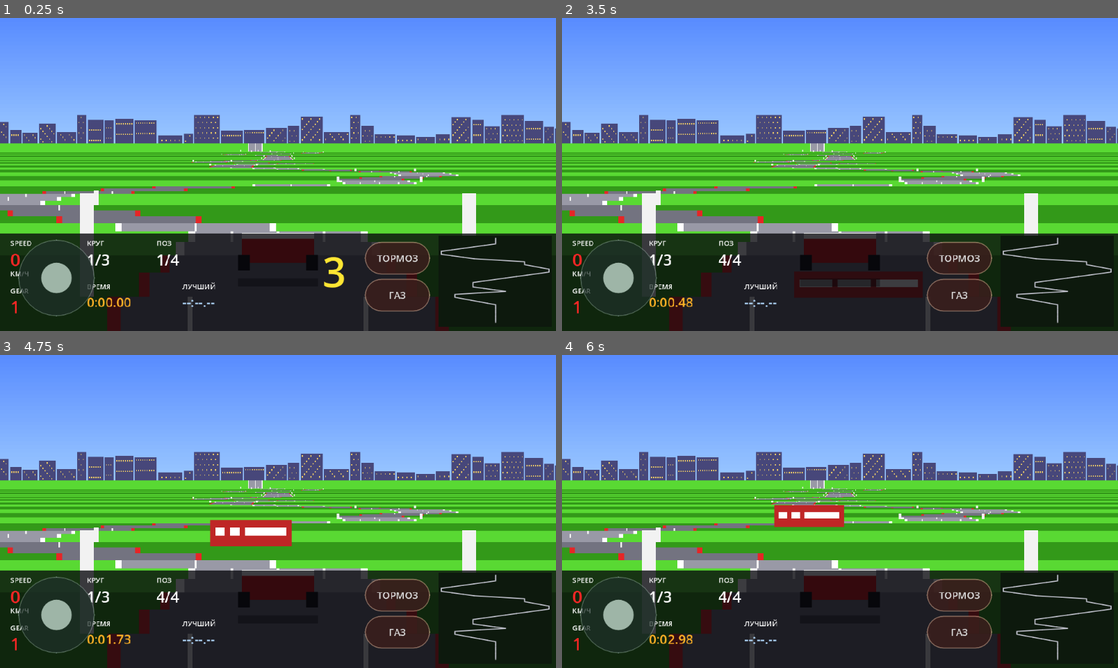
Above: before the commit, frames 1-4 (two rows, left to right).
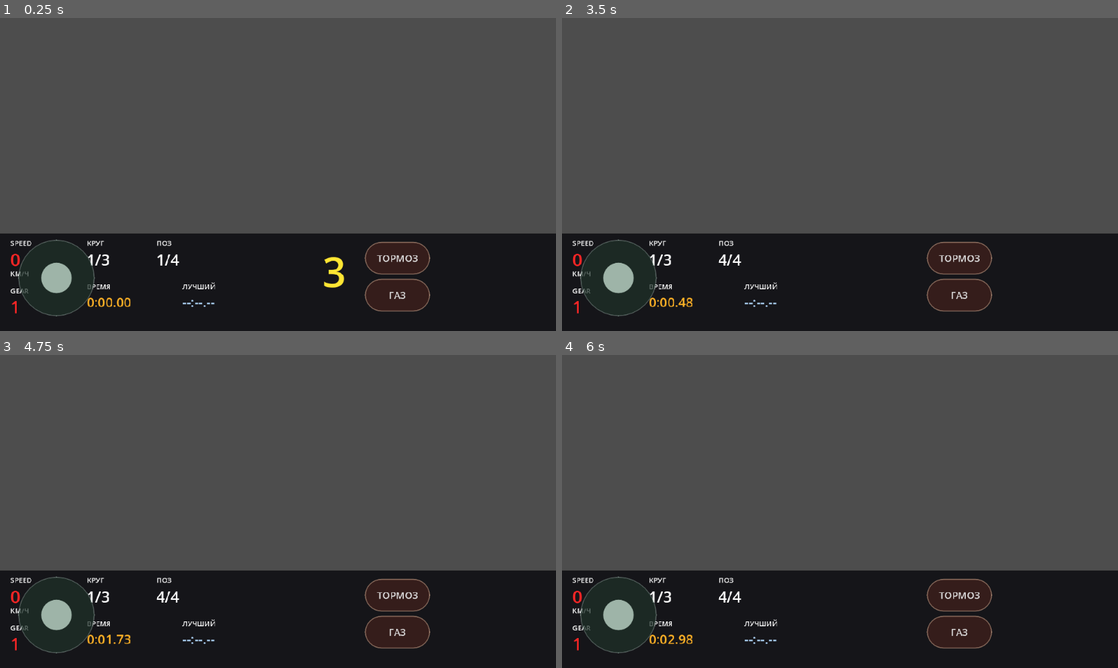
Above: after the commit, the same moments.

Repository: masterofmagic234/Arkon
Game: Godot game, scene res://scenes/level2_pseudo3d.tscn
The game is run twice, just before and just after one commit, with the same random seed, the same clock (stepped at 60 frames per second) and the same inputs. This scene is started directly instead of the project's main scene.
Inputs (mouse positions are in pixels of both pictures, inside the frame that each line leads up to):
- Up to frame 1 (0.25 s): no input
- Up to frame 2 (3.5 s): click "ТОРМОЗ" at 0.5 s; click "ГАЗ" at 1.25 s; tap Enter at 2 s; move the mouse to (962, 158) at 2.02 s; hold D (race_right) 2.03-2.75 s; click (962, 158) at 2.17 s; tap Space at 2.75 s; drag from (728, 190) to (812, 237) at 2.77 s
- Up to frame 3 (4.75 s): move the mouse to (333, 442) at 3.52 s; hold D (race_right) 3.53-4.25 s; drag from (250, 574) to (111, 464) at 4.27 s
- Up to frame 4 (6 s): move the mouse to (1006, 558) at 5.02 s; hold A (race_left) 5.03-5.75 s; tap Enter at 5.75 s; drag from (673, 464) to (756, 433) at 5.77 s

The runs differ from the first frame. In frame 1, 74% of the frame differs, in the area x 0-100%, y 0-100%; in frame 2, 75%; in frame 3, 74%; in frame 4, 74%.
Error before the commit: Invalid access to property or key 'world_x' on a base object of type 'RefCounted (race_ai_controller.gd)'. (res://scripts/race_minimap_nes.gd:43)
Error after the commit: Parse Error: Identifier "COL_ROAD" not declared in the current scope. (res://scripts/race_renderer_pseudo3d.gd:140)

Commit message:
Finalize Level 2 connected pseudo-3D road projection

Diff:
--- a/scripts/race_renderer_pseudo3d.gd
+++ b/scripts/race_renderer_pseudo3d.gd
@@ -5,13 +5,13 @@
 # accumulated world-space track_x data, so bends are visible in perspective.
 
 const CAMERA_DEPTH: float = 0.84
-const CAMERA_BEHIND: float = 8.0
+const CAMERA_BEHIND: float = 6.0
 const CAMERA_HEIGHT: float = 6.0
-const FAR_SEGMENTS: int = 100
-const HORIZON_FRACTION: float = 0.40
+const FAR_SEGMENTS: int = 120
+const HORIZON_FRACTION: float = 0.42
 # Tuned so the road fills roughly the lower 60-70% of a 16:9 viewport
 # instead of becoming an oversized full-screen trapezoid.
-const ROAD_SCREEN_SCALE: float = 0.65
+const ROAD_SCREEN_SCALE: float = 1.9
 
 const ROAD_WORLD_WIDTH: float = 9.0
 const SEGMENT_WORLD_LEN: float = 1.8
@@ -95,95 +95,74 @@
         x += bw + 3.0
 
 func _draw_road(w: float, h: float, horizon_y: float) -> void:
-    if track_size <= 0 or track_x.is_empty():
-        return
-
     var cam_seg: int = clampi(player_car.segment_index, 0, track_size - 1)
-    var cam_prog: float = clampf(player_car.segment_progress, 0.0, 0.9999)
-    var base_z: float = (float(cam_seg) + cam_prog) * SEGMENT_WORLD_LEN
-
-    # Camera reference is the track center at the current segment.
-    # Player lateral steering remains a separate offset in the car state.
-    var cam_world_x: float = track_x[cam_seg]
-
-    var segs: Array[Dictionary] = []
+    var cam_world_x: float = track_x[cam_seg] if cam_seg < track_x.size() else 0.0
+
+    var ssx: PackedFloat32Array = PackedFloat32Array()
+    var ssy: PackedFloat32Array = PackedFloat32Array()
+    var shw: PackedFloat32Array = PackedFloat32Array()
+    var sidx: PackedInt32Array = PackedInt32Array()
+
     for i in range(FAR_SEGMENTS):
         var idx: int = (cam_seg + i) % track_size
-        var z: float = base_z + float(i) * SEGMENT_WORLD_LEN
-        var dz: float = z - base_z + CAMERA_BEHIND
-        dz = maxf(dz, 0.5)
-
+        var dz: float = float(i) * SEGMENT_WORLD_LEN + CAMERA_BEHIND
         var scale: float = CAMERA_DEPTH / dz
-        var seg_world_x: float = track_x[idx]
-
-        # Unwrap the circular track when the visible window crosses segment 0.
+        var seg_world_x: float = track_x[idx] if idx < track_x.size() else 0.0
         if idx < cam_seg:
             seg_world_x += track_x[track_size - 1]
-
         var rel_x: float = seg_world_x - cam_world_x
         var sx: float = w * 0.5 + scale * rel_x * w * 0.5
-        # At dz == CAMERA_BEHIND the nearest road slice reaches the bottom.
-        # As dz grows, every slice converges toward the horizon.
         var sy: float = horizon_y + (h - horizon_y) * CAMERA_BEHIND / dz
-        var half_px: float = scale * ROAD_WORLD_WIDTH * 0.5 * w * ROAD_SCREEN_SCALE
-
-        segs.append({
-            "idx": idx,
-            "sx": sx,
-            "sy": sy,
-            "half": half_px
-        })
-
-    segs.reverse()
-
-    var prev_sy: float = horizon_y
-    for s in segs:
-        var sy: float = float(s["sy"])
-        var sx: float = float(s["sx"])
-        var half: float = float(s["half"])
-        var idx: int = int(s["idx"])
-
-        var y_top: float = minf(prev_sy, sy)
-        var y_bot: float = maxf(prev_sy, sy)
-        var band_h: float = maxf(1.0, y_bot - y_top)
-        prev_sy = sy
-
-        var dark: bool = (idx / 3) % 2 == 0
-        var grass_col: Color = COL_GRASS_DARK if dark else COL_GRASS_LIGHT
-        var road_col: Color = COL_ROAD_DARK if dark else COL_ROAD_LIGHT
+        var half: float = scale * ROAD_WORLD_WIDTH * 0.5 * w * ROAD_SCREEN_SCALE
+        ssx.append(sx)
+        ssy.append(sy)
+        shw.append(half)
+        sidx.append(idx)
+
+    # Fill the grass first, then build the road from connected perspective quads.
+    var prev_y: float = h
+    for i in range(FAR_SEGMENTS):
+        var sy: float = ssy[i]
+        if prev_y > sy:
+            var dark: bool = (sidx[i] / 3) % 2 == 0
+            var grass_col: Color = COL_GRASS_DARK if dark else COL_GRASS_LIGHT
+            draw_rect(Rect2(0.0, sy, w, prev_y - sy), grass_col, true)
+        prev_y = sy
+    if prev_y > horizon_y:
+        draw_rect(Rect2(0.0, horizon_y, w, prev_y - horizon_y), COL_GRASS_DARK, true)
+
+    for i in range(FAR_SEGMENTS - 1):
+        var l0: Vector2 = Vector2(ssx[i] - shw[i], ssy[i])
+        var r0: Vector2 = Vector2(ssx[i] + shw[i], ssy[i])
+        var l1: Vector2 = Vector2(ssx[i + 1] - shw[i + 1], ssy[i + 1])
+        var r1: Vector2 = Vector2(ssx[i + 1] + shw[i + 1], ssy[i + 1])
+        var dark: bool = (sidx[i] / 3) % 2 == 0
+        var road_col: Color = COL_ROAD_DARK if dark else COL_ROAD
+        draw_colored_polygon(PackedVector2Array([l0, r0, r1, l1]), road_col)
+
+    for i in range(FAR_SEGMENTS - 1):
+        if (sidx[i] / 3) % 2 == 0:
+            continue
+        var sx: float = ssx[i]
+        var half: float = shw[i]
+        var y0: float = ssy[i + 1]
+        var y1: float = ssy[i]
+        if y1 > y0:
+            var lane_w: float = maxf(1.0, half * 0.03)
+            draw_rect(Rect2(sx - lane_w * 0.5, y0, lane_w, y1 - y0), COL_LANE, true)
+
+    for i in range(FAR_SEGMENTS - 1):
+        var sx: float = ssx[i]
+        var half: float = shw[i]
+        var y0: float = ssy[i + 1]
+        var y1: float = ssy[i]
+        if y1 <= y0:
+            continue
+        var rumble_w: float = maxf(1.5, half * 0.07)
+        var dark: bool = (sidx[i] / 3) % 2 == 0
         var rumble_col: Color = COL_RUMBLE_DARK if dark else COL_RUMBLE_LIGHT
-
-        draw_rect(Rect2(0.0, y_top, w, band_h), grass_col, true)
-        draw_rect(Rect2(sx - half, y_top, half * 2.0, band_h), road_col, true)
-
-        var rumble_w: float = maxf(2.0, half * 0.08)
-        draw_rect(Rect2(sx - half, y_top, rumble_w, band_h), rumble_col, true)
-        draw_rect(Rect2(sx + half - rumble_w, y_top, rumble_w, band_h), rumble_col, true)
-
-        # Dashed center line, NES-style.
-        if not dark:
-            var lane_w: float = maxf(1.0, half * 0.03)
-            draw_rect(Rect2(sx - lane_w * 0.5, y_top, lane_w, band_h), COL_LANE, true)
-
-        # Small white roadside markers.
-        if i_from_near_segment(idx, cam_seg) % 4 == 0:
-            var dot_w: float = maxf(1.5, half * 0.03)
-            draw_rect(Rect2(sx - half * 0.5 - dot_w, y_top, dot_w, band_h), COL_LANE, true)
-            draw_rect(Rect2(sx + half * 0.5, y_top, dot_w, band_h), COL_LANE, true)
-
-        # Larger roadside posts every 8 visible segments.
-        var visible_i: int = i_from_near_segment(idx, cam_seg)
-        if visible_i >= 0 and visible_i % 8 == 0:
-            var post_w: float = maxf(2.0, half * 0.08)
-            var post_h: float = band_h * 3.0
-            draw_rect(Rect2(sx - half - post_w * 2.0, y_top - post_h, post_w, post_h), COL_LANE, true)
-            draw_rect(Rect2(sx + half + post_w, y_top - post_h, post_w, post_h), COL_LANE, true)
-
-func i_from_near_segment(idx: int, cam_seg: int) -> int:
-    var d: int = idx - cam_seg
-    if d < 0:
-        d += track_size
-    return d
+        draw_rect(Rect2(sx - half, y0, rumble_w, y1 - y0), rumble_col, true)
+        draw_rect(Rect2(sx + half - rumble_w, y0, rumble_w, y1 - y0), rumble_col, true)
 
 func _draw_ai_cars(w: float, h: float, horizon_y: float) -> void:
     if player_car == null:
